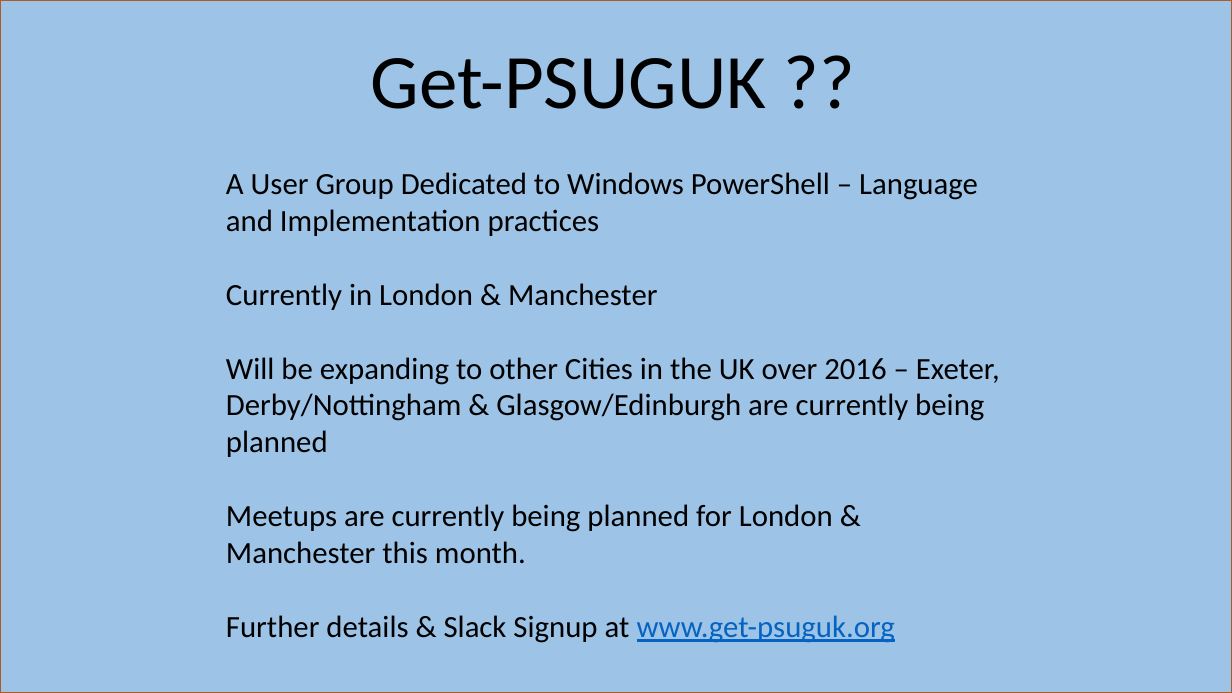
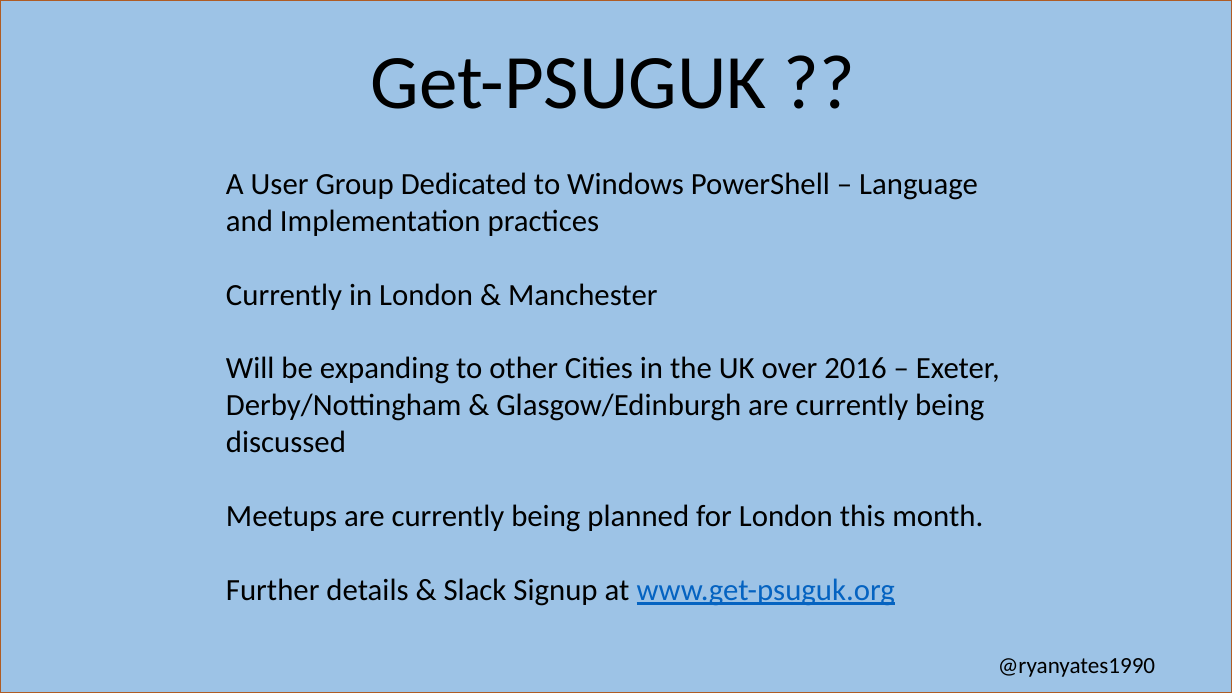
Before and after one commit to kilasuit/Presentations, a slide deck: slide 3 of Teaching The It Pro How to Dev/Teaching the ITPro how to Dev.pptx. Drawn at 1232x693 pixels with LibreOffice and Linux fonts; fonts in the diff are those of the drawing. Boxes give left, top, right and bottom in pixels: in the first picture for what was removed or moved away, otherwise in the second. Text is boxed around its words. In the diff, an @@ line names an element or a change of style, - is before the commit and + after.

```diff
--- a/Teaching The It Pro How to Dev/Teaching the ITPro how to Dev.pptx
+++ b/Teaching The It Pro How to Dev/Teaching the ITPro how to Dev.pptx
@@ text at (x1=226, y1=356, x2=1000, y2=532): text changed @@
-Will be expanding to other Cities in the UK over 2016 – Exeter, Derby/Nottingham & Glasgow/Edinburgh are currently being planned
-Meetups are currently being planned for London & Manchester this month.
+Will be expanding to other Cities in the UK over 2016 – Exeter, Derby/Nottingham & Glasgow/Edinburgh are currently being discussed
+Meetups are currently being planned for London this month.
@@ text added at (x1=998, y1=658, x2=1155, y2=677), 18 pt, text #000000 @@
+@ryanyates1990
```
Also in this commit, not shown: 8 other slides changed, 1 slide added.
